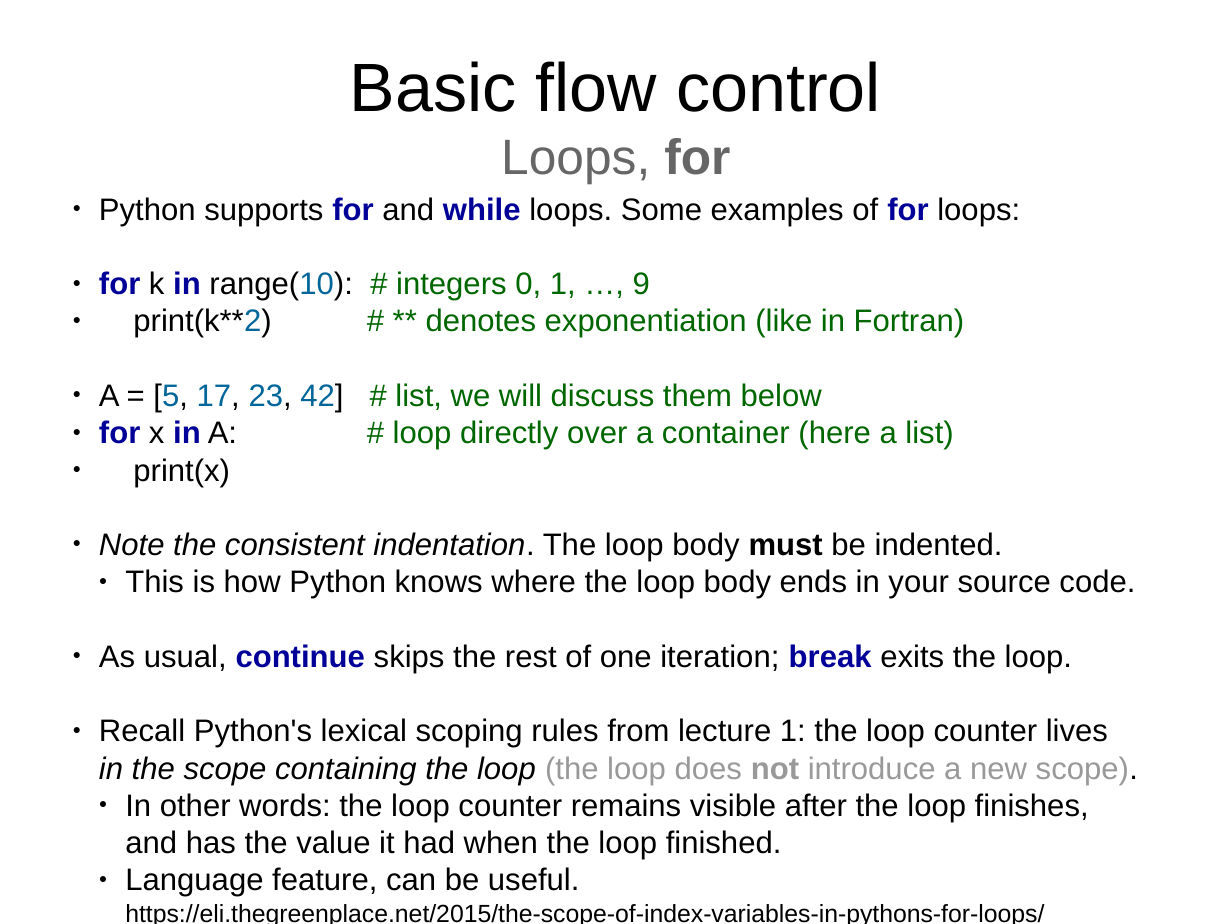
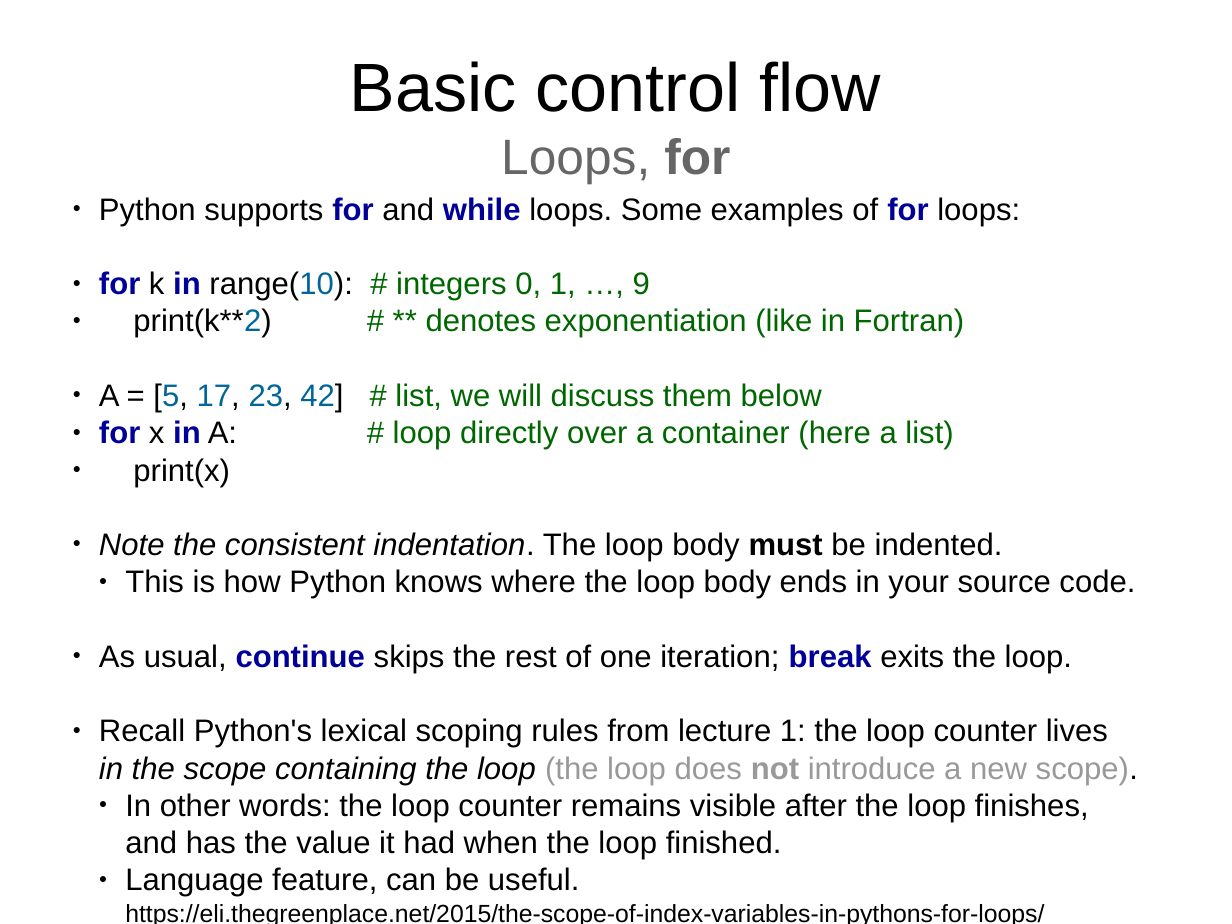
Before and after one commit to Technologicat/python-3-scicomp-intro, a slide deck: slide 9 of lecture_slides/src/lecture2/lectures_tut_2018_2.odp. Drawn at 1232x924 pixels with LibreOffice and Linux fonts; fonts in the diff are those of the drawing. Boxes give left, top, right and bottom in pixels: in the first picture for what was removed or moved away, otherwise in the second. Text is boxed around its words. In the diff, an @@ line names an element or a change of style, - is before the commit and + after.

Commit message:
lectures 2, 3: fix terminology mishap: flow control -> control flow

```diff
--- a/lecture_slides/src/lecture2/lectures_tut_2018_2.odp
+++ b/lecture_slides/src/lecture2/lectures_tut_2018_2.odp
@@ title at (x1=350, y1=61, x2=881, y2=184): text changed @@
-Basic flow control
-Loops, for
+Basic control flow
+Loops, for
```
Also in this commit, not shown: 8 other slides changed, 3 other files.
